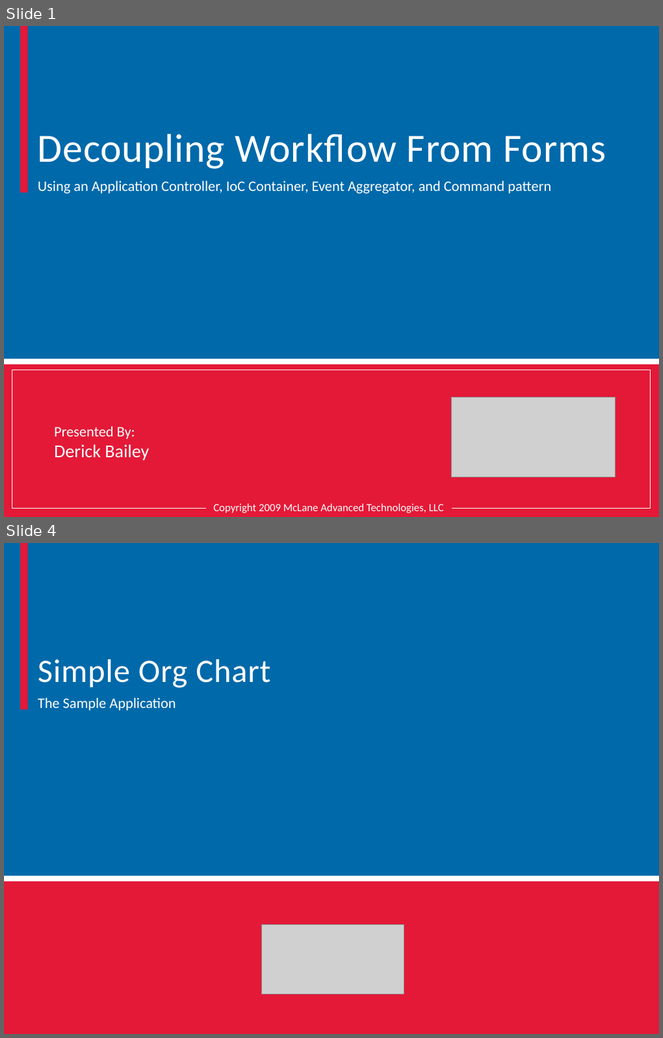
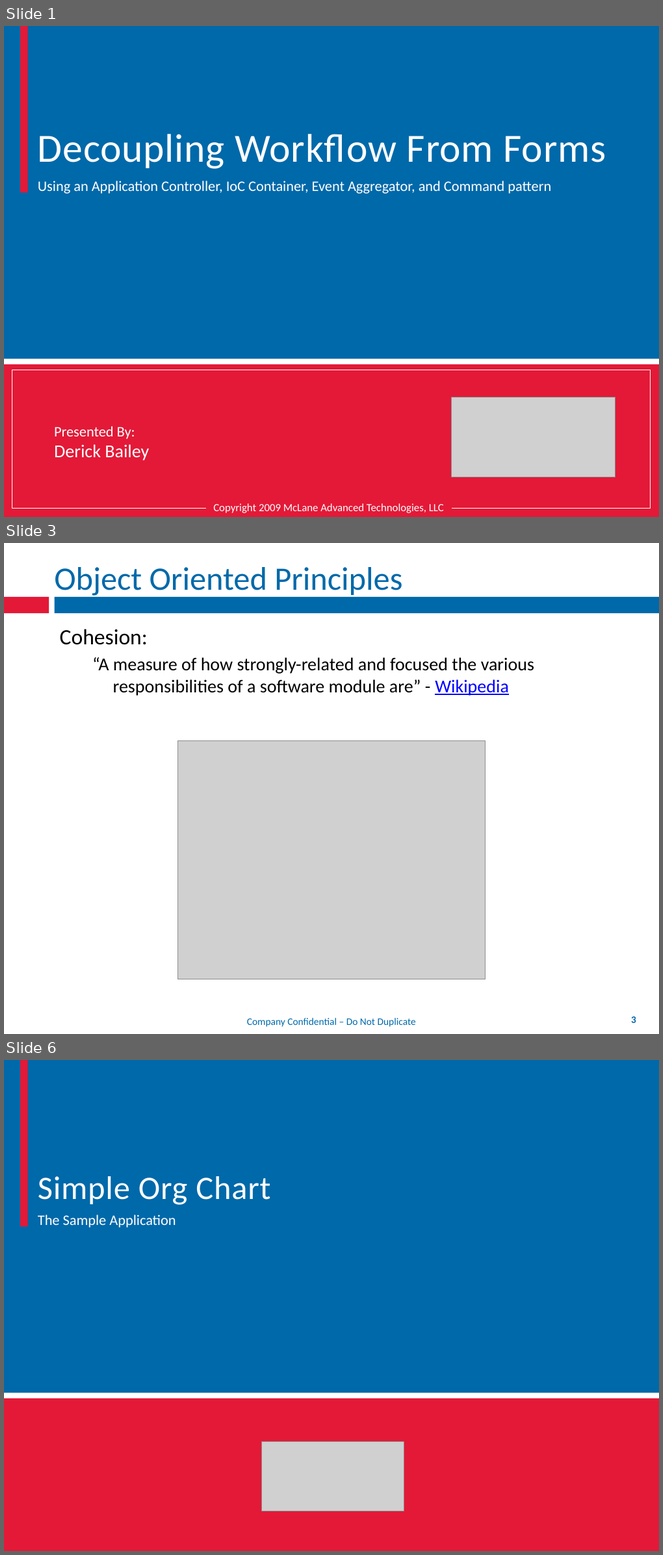
Before and after one commit to mxriverlynn/presentations-and-training, a slide deck: Decoupling Workflow With App Controler/Decoupling Workflow From Forms.pptx. Shown one above the other, each under a label of ours: slides 1 and 4 before the commit, slides 1, 3 and 6 after it; the slides between them are not shown. The pictures are 663x1038 and 663x1555 pixels, drawn with LibreOffice and Linux fonts; fonts in the diff are those of the drawing; grey boxes stand for pictures; background and template pictures are left out. Boxes give left, top, right and bottom in pixels: in the first picture for what was removed or moved away, otherwise in the second. Text is boxed around its words. In the diff, an @@ line names an element or a change of style, - is before the commit and + after.

Commit message:
adding additional broken out views of the screen mocks. continuing work on the slides - added object oriented principles slides, basic overview of the sample org chart softare, and started on 'v1' of the 'bad' code slides

```diff
--- a/Decoupling Workflow With App Controler/Decoupling Workflow From Forms.pptx
+++ b/Decoupling Workflow With App Controler/Decoupling Workflow From Forms.pptx
@@ slide 3 added at (4, 543, 659, 1034), background #FFFFFF; not listed: 2 template elements that a slide beside it also shows @@
@@ title added at (54, 567, 402, 596), 36 pt, text #0069AA @@
+Object Oriented Principles
@@ text added at (60, 629, 534, 696), 20 pt, text #000000 @@
+Cohesion:
+  “A measure of how strongly-related and focused the various responsibilities of a software module are” - Wikipedia
@@ picture added at (178, 741, 486, 980) @@
@@ text added at (247, 1018, 416, 1027), 11 pt, text #0069AA @@
+Company Confidential – Do Not Duplicate
@@ page number added at (631, 1017, 636, 1023), 11 pt, text #0069AA, bold @@
+3
@@ what was slide 4 is now slide 6 @@
```
Also in this commit, not shown: 1 slide changed, 7 other slides added, 5 slides removed, 5 other files.
